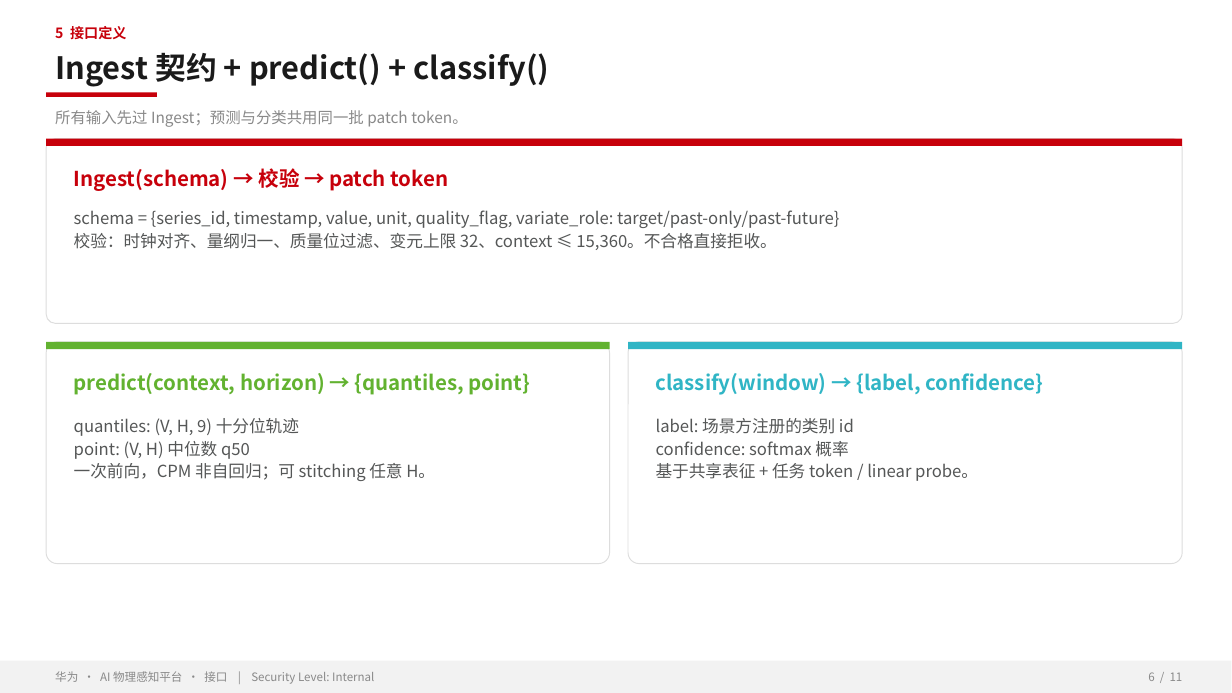
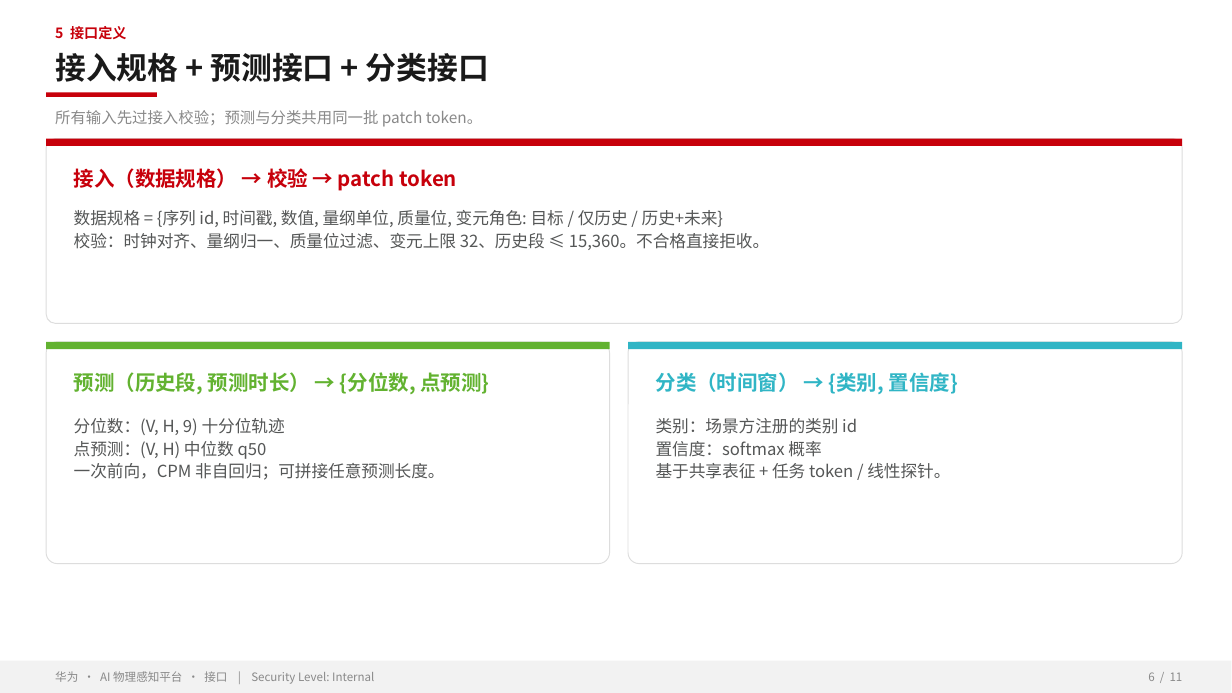
Before and after one commit to zhangrui1123/ai-physical-sensing, a slide deck: slide 6 of AI物理感知平台-华为汇报.pptx. Drawn at 1232x693 pixels with LibreOffice and Linux fonts; fonts in the diff are those of the drawing; background and template pictures are left out. Boxes give left, top, right and bottom in pixels: in the first picture for what was removed or moved away, otherwise in the second. Text is boxed around its words. In the diff, an @@ line names an element or a change of style, - is before the commit and + after.

```diff
--- a/AI物理感知平台-华为汇报.pptx
+++ b/AI物理感知平台-华为汇报.pptx
@@ text at [55, 52, 489, 82]: text changed @@
-Ingest 契约 + predict() + classify()
+接入规格 + 预测接口 + 分类接口
@@ text at [55, 110, 482, 127]: text changed @@
-所有输入先过 Ingest；预测与分类共用同一批 patch token。
+所有输入先过接入校验；预测与分类共用同一批 patch token。
@@ text at [74, 168, 457, 191]: text changed @@
-Ingest(schema) → 校验 → patch token
+接入（数据规格） → 校验 → patch token
@@ text at [74, 210, 769, 250]: text changed @@
-schema = {series_id, timestamp, value, unit, quality_flag, variate_role: target/past-only/past-future}
-校验：时钟对齐、量纲归一、质量位过滤、变元上限 32、context ≤ 15,360。不合格直接拒收。
+数据规格 = {序列 id, 时间戳, 数值, 量纲单位, 质量位, 变元角色: 目标 / 仅历史 / 历史+未来}
+校验：时钟对齐、量纲归一、质量位过滤、变元上限 32、历史段 ≤ 15,360。不合格直接拒收。
@@ text at [74, 372, 489, 394]: text changed @@
-predict(context, horizon) → {quantiles, point}
+预测（历史段, 预测时长） → {分位数, 点预测}
@@ text at [656, 372, 958, 394]: text changed @@
-classify(window) → {label, confidence}
+分类（时间窗） → {类别, 置信度}
@@ text at [74, 418, 444, 480]: text changed @@
-quantiles: (V, H, 9) 十分位轨迹
-point: (V, H) 中位数 q50
-一次前向，CPM 非自回归；可 stitching 任意 H。
+分位数：(V, H, 9) 十分位轨迹
+点预测：(V, H) 中位数 q50
+一次前向，CPM 非自回归；可拼接任意预测长度。
@@ text at [656, 418, 950, 479]: text changed @@
-label: 场景方注册的类别 id
-confidence: softmax 概率
-基于共享表征 + 任务 token / linear probe。
+类别：场景方注册的类别 id
+置信度：softmax 概率
+基于共享表征 + 任务 token / 线性探针。
```
Also in this commit, not shown: 8 other slides changed, 3 other files.
